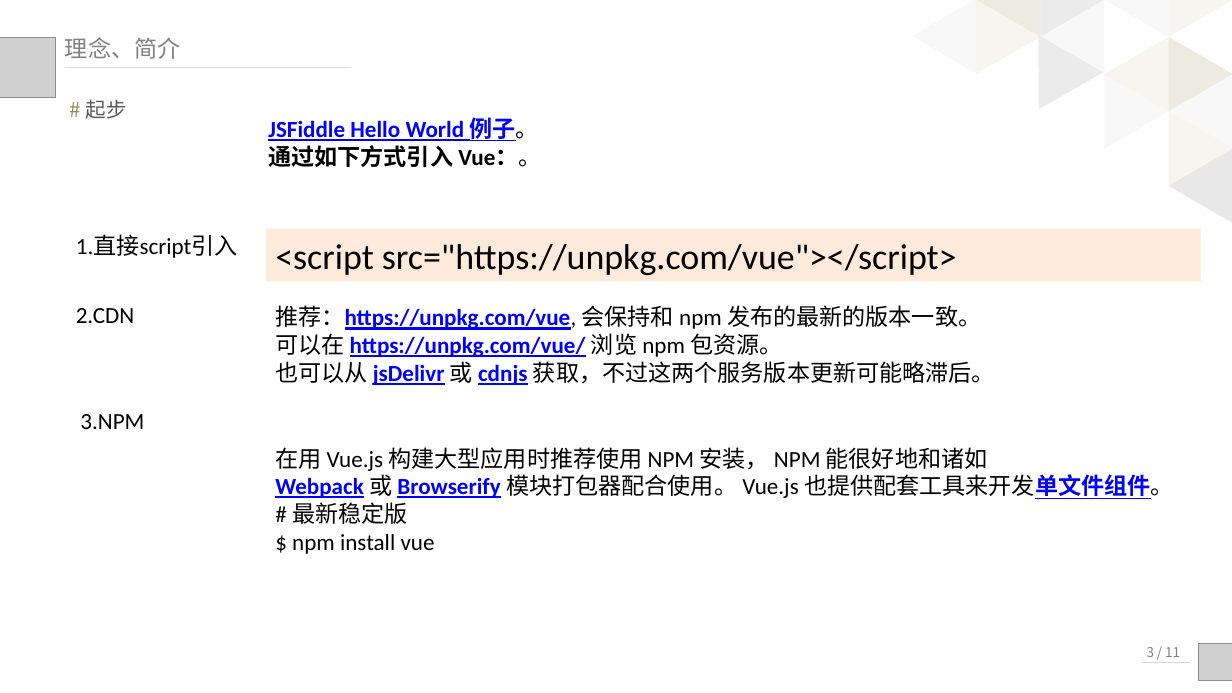
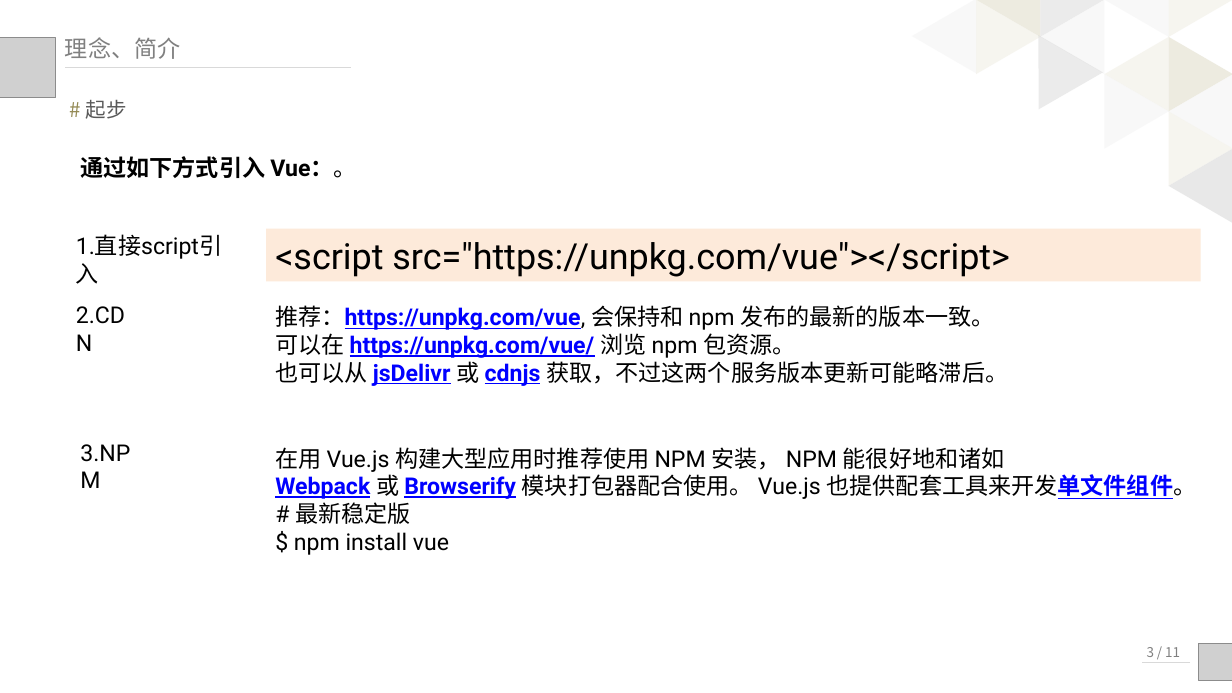
Before and after one commit to kaisajiang/Vue-Classroom, a slide deck: slide 28 of class1/Web前端框架介绍0.pptx. Drawn at 1232x693 pixels with LibreOffice and Linux fonts; fonts in the diff are those of the drawing; grey boxes stand for pictures. Boxes give left, top, right and bottom in pixels: in the first picture for what was removed or moved away, otherwise in the second. Text is boxed around its words. In the diff, an @@ line names an element or a change of style, - is before the commit and + after.

```diff
--- a/class1/Web前端框架介绍0.pptx
+++ b/class1/Web前端框架介绍0.pptx
@@ text at [268,117,539,141]: paragraph removed @@
-JSFiddle Hello World 例子。
@@ font Calibri to Roboto in 7 elements at [266,228,1201,281], [76,306,125,324], [76,234,222,259], [275,305,1008,386], [275,447,1197,555], [80,444,130,462], [80,156,356,178] @@
@@ text "通过如下方式引入 Vue：。": place and size @@
-text "通过如下方式引入 Vue：。" at [268,117,541,167]
+text "通过如下方式引入 Vue：。" at [80,156,356,178]
@@ text "3.NPM": place and size @@
-text "3.NPM" at [80,414,144,429]
+text "3.NPM" at [80,444,130,462]
```
Also in this commit, not shown: 36 other slides changed, 2 other files.
